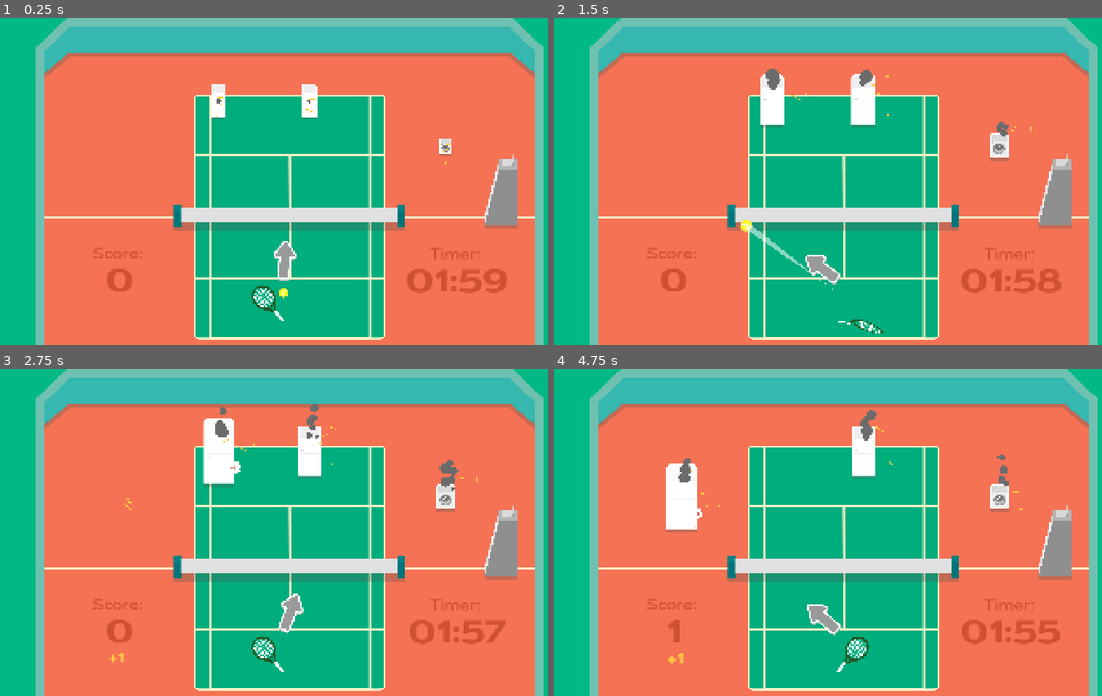
Above: before the commit, frames 1-4 (two rows, left to right).
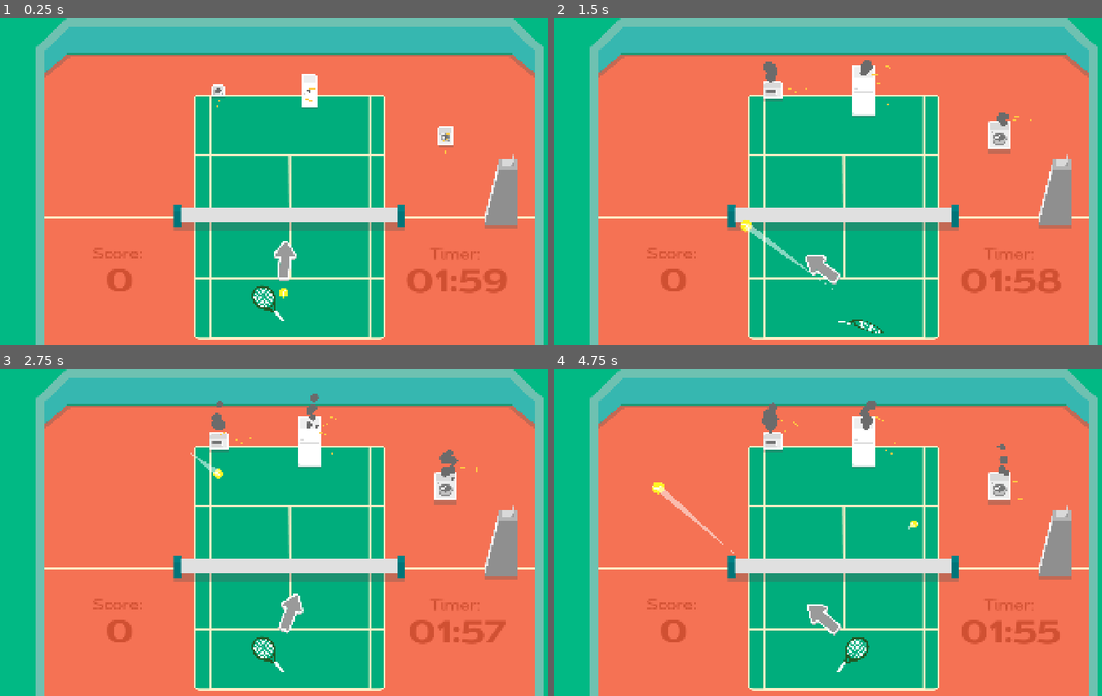
Above: after the commit, the same moments.

Repository: VeryKoolGames/ace_electromenager
Game: Godot game, scene res://Assets/Scenes/Main/main.tscn
The game is run twice, just before and just after one commit, with the same random seed, the same clock (stepped at 60 frames per second) and the same inputs. The engine's default icon, where the game draws it, is replaced by a stand-in: a white triangle on a blue panel in a dark square.
Inputs (mouse positions are in pixels of both pictures, inside the frame that each line leads up to):
- Up to frame 1 (0.25 s): no input
- Up to frame 2 (1.5 s): move the mouse to (970, 165) at 0.52 s; press the mouse at (970, 165) at 0.53 s; move the mouse to (729, 197) at 1.27 s; release the mouse at (729, 197) at 1.28 s; click (729, 197) at 1.35 s
- Up to frame 3 (2.75 s): move the mouse to (345, 460) at 2.02 s; press the mouse at (345, 460) at 2.03 s
- Up to frame 4 (4.75 s): move the mouse to (811, 597) at 2.77 s; release the mouse at (811, 597) at 2.78 s; click (811, 597) at 2.85 s; move the mouse to (1019, 581) at 3.52 s; press the mouse at (1019, 581) at 3.53 s; move the mouse to (669, 483) at 4.27 s; release the mouse at (669, 483) at 4.28 s; click (669, 483) at 4.35 s

The runs differ from the first frame. In frame 1, 1.2% of the frame differs, in the area x 12-94%, y 10-45%; in frame 2, 2.1%; in frame 3, 2.7%; in frame 4, 3.5%, in the area x 12-94%, y 9-90%.

Commit message:
added microwave

Diff:
--- /dev/null
+++ b/Assets/Resources/GameLength.tres
@@ -0,0 +1,8 @@
+[gd_resource type="Resource" script_class="ResFloatValue" load_steps=2 format=3 uid="uid://dbngedwqt8ssj"]
+
+[ext_resource type="Script" uid="uid://cxen80npuihu6" path="res://ResFloatValue.gd" id="1_b1arq"]
+
+[resource]
+script = ExtResource("1_b1arq")
+value = 120.0
+metadata/_custom_type_script = "uid://cxen80npuihu6"
--- /dev/null
+++ b/Assets/Scenes/Machines/microwave.tscn
@@ -0,0 +1,33 @@
+[gd_scene load_steps=7 format=3 uid="uid://bkqrb8awldbnr"]
+
+[ext_resource type="Script" uid="uid://dp006q620j8hm" path="res://Assets/Scripts/Machines/machine.gd" id="1_7o8ia"]
+[ext_resource type="Shader" uid="uid://bvufbg801hrf6" path="res://Assets/Shaders/turn_white.gdshader" id="2_jwr0u"]
+[ext_resource type="Texture2D" uid="uid://emmmo5c60pcn" path="res://Assets/sprites/MicroOnde.png" id="3_7o8ia"]
+[ext_resource type="PackedScene" uid="uid://k73aey2e7jrd" path="res://Assets/Scenes/SmokeParticles.tscn" id="4_c1pm2"]
+
+[sub_resource type="ShaderMaterial" id="ShaderMaterial_fmy74"]
+resource_local_to_scene = true
+shader = ExtResource("2_jwr0u")
+shader_parameter/white_progress = 0.0
+
+[sub_resource type="RectangleShape2D" id="RectangleShape2D_6e0xt"]
+size = Vector2(63, 56)
+
+[node name="WashingMachine" type="Node2D" node_paths=PackedStringArray("sprite")]
+script = ExtResource("1_7o8ia")
+sprite = NodePath("Sprite2D")
+score_value = 8
+
+[node name="Sprite2D" type="Sprite2D" parent="."]
+material = SubResource("ShaderMaterial_fmy74")
+scale = Vector2(0.5, 0.5)
+texture = ExtResource("3_7o8ia")
+
+[node name="SmokeParticles" parent="." instance=ExtResource("4_c1pm2")]
+position = Vector2(0, -47)
+
+[node name="StaticBody2D" type="StaticBody2D" parent="." groups=["machines"]]
+
+[node name="CollisionShape2D" type="CollisionShape2D" parent="StaticBody2D"]
+position = Vector2(0.5, -4)
+shape = SubResource("RectangleShape2D_6e0xt")
--- a/Assets/Scenes/Machines/washing_machine.tscn
+++ b/Assets/Scenes/Machines/washing_machine.tscn
@@ -11,22 +11,22 @@
 shader_parameter/white_progress = 0.0
 
 [sub_resource type="RectangleShape2D" id="RectangleShape2D_6e0xt"]
-size = Vector2(63, 81)
+size = Vector2(77, 97)
 
 [node name="WashingMachine" type="Node2D" node_paths=PackedStringArray("sprite")]
 script = ExtResource("1_cel1a")
 sprite = NodePath("Sprite2D")
-score_value = 5
+score_value = 3
 
 [node name="Sprite2D" type="Sprite2D" parent="."]
 material = SubResource("ShaderMaterial_ww8f6")
-scale = Vector2(0.5, 0.5)
+scale = Vector2(0.6, 0.6)
 texture = ExtResource("2_cel1a")
 
 [node name="StaticBody2D" type="StaticBody2D" parent="." groups=["machines"]]
 
 [node name="CollisionShape2D" type="CollisionShape2D" parent="StaticBody2D"]
-position = Vector2(0.5, -4.5)
+position = Vector2(0.5, -6.5)
 shape = SubResource("RectangleShape2D_6e0xt")
 
 [node name="SmokeParticles" parent="." instance=ExtResource("4_d43yx")]
--- a/Assets/Scenes/Main/leaderboard.tscn
+++ b/Assets/Scenes/Main/leaderboard.tscn
@@ -8,6 +8,7 @@
 [ext_resource type="Texture2D" uid="uid://ccplne1w8otuf" path="res://Assets/sprites/Pannel2.png" id="6_mrngu"]
 [ext_resource type="PackedScene" uid="uid://dhb6ym1ispdjl" path="res://Assets/Scenes/UI/leaderboard_line.tscn" id="6_o2pn0"]
 [ext_resource type="FontFile" uid="uid://d2qxqeaq1e1rw" path="res://Assets/Fonts/Dienstag_Black.otf" id="7_q2rrb"]
+[ext_resource type="Texture2D" uid="uid://p42u587xblhv" path="res://Assets/sprites/ButtonShape1.png" id="8_vkddw"]
 
 [sub_resource type="StyleBoxTexture" id="StyleBoxTexture_vkddw"]
 texture = ExtResource("2_mrngu")
@@ -132,7 +133,7 @@
 [node name="LeftContainer" type="VBoxContainer" parent="."]
 anchors_preset = 9
 anchor_bottom = 1.0
-offset_right = 244.0
+offset_right = 247.0
 grow_vertical = 2
 
 [node name="MarginBackButton" type="MarginContainer" parent="LeftContainer"]
@@ -141,16 +142,12 @@
 theme_override_constants/margin_top = 150
 theme_override_constants/margin_right = 40
 
-[node name="Panel" type="Panel" parent="LeftContainer/MarginBackButton"]
-custom_minimum_size = Vector2(0, 120)
+[node name="TextureButton" type="TextureButton" parent="LeftContainer/MarginBackButton"]
 layout_mode = 2
-theme_override_styles/panel = SubResource("StyleBoxTexture_o2pn0")
-
-[node name="Button" type="Button" parent="LeftContainer/MarginBackButton"]
-modulate = Color(1, 1, 1, 0)
-layout_mode = 2
+texture_normal = ExtResource("8_vkddw")
 
 [node name="MarginGlobalButton" type="MarginContainer" parent="LeftContainer"]
+visible = false
 layout_mode = 2
 theme_override_constants/margin_left = 35
 theme_override_constants/margin_top = 130
@@ -166,6 +163,7 @@
 layout_mode = 2
 
 [node name="MarginSelfButton" type="MarginContainer" parent="LeftContainer"]
+visible = false
 layout_mode = 2
 theme_override_constants/margin_left = 35
 theme_override_constants/margin_top = 10
--- a/Assets/Scenes/Main/main.tscn
+++ b/Assets/Scenes/Main/main.tscn
@@ -17,6 +17,8 @@
 [ext_resource type="Texture2D" uid="uid://ccplne1w8otuf" path="res://Assets/sprites/Pannel2.png" id="8_lypba"]
 [ext_resource type="Script" uid="uid://wmghkk13ua2p" path="res://Assets/Scripts/Managers/machine_spawn_manager.gd" id="9_7uvyi"]
 [ext_resource type="Texture2D" uid="uid://bbatef436qfxd" path="res://Assets/sprites/Star 7.png" id="9_g20yk"]
+[ext_resource type="PackedScene" uid="uid://bkqrb8awldbnr" path="res://Assets/Scenes/Machines/microwave.tscn" id="9_j3v3k"]
+[ext_resource type="Resource" uid="uid://dbngedwqt8ssj" path="res://Assets/Resources/GameLength.tres" id="9_oe2gw"]
 [ext_resource type="Script" uid="uid://bbl4kprjww6pb" path="res://Assets/Scripts/UI/save_score_pop_up.gd" id="10_iyic7"]
 [ext_resource type="Texture2D" uid="uid://dt4px3bfwa856" path="res://Assets/sprites/Rectangle 153.png" id="10_lcdef"]
 [ext_resource type="PackedScene" uid="uid://jpu8tq6f64pl" path="res://Assets/Scenes/Machines/fridge.tscn" id="10_qay54"]
@@ -116,7 +118,7 @@
 tracks/2/type = "value"
 tracks/2/imported = false
 tracks/2/enabled = true
-tracks/2/path = NodePath("Banner:position")
+tracks/2/path = NodePath("MarginContainer/Banner:position")
 tracks/2/interp = 1
 tracks/2/loop_wrap = true
 tracks/2/keys = {
@@ -156,7 +158,7 @@
 tracks/1/type = "value"
 tracks/1/imported = false
 tracks/1/enabled = true
-tracks/1/path = NodePath("Banner:position")
+tracks/1/path = NodePath("MarginContainer/Banner:position")
 tracks/1/interp = 1
 tracks/1/loop_wrap = true
 tracks/1/keys = {
@@ -199,7 +201,6 @@
 [node name="Main" type="Node2D"]
 
 [node name="ResponsiveLayer" type="CanvasLayer" parent="."]
-layer = -1
 
 [node name="Decors" type="Control" parent="ResponsiveLayer"]
 layout_mode = 3
@@ -228,7 +229,7 @@
 grow_horizontal = 2
 grow_vertical = 2
 theme_override_constants/margin_left = 150
-theme_override_constants/margin_top = 100
+theme_override_constants/margin_top = 120
 theme_override_constants/margin_right = 150
 
 [node name="ColorRect" type="ColorRect" parent="ResponsiveLayer/Decors/MarginContainer"]
@@ -271,6 +272,157 @@
 visible = false
 position = Vector2(964, 544)
 texture = ExtResource("3_wi0v3")
+
+[node name="PlayerPos" type="Control" parent="ResponsiveLayer"]
+layout_mode = 3
+anchors_preset = 7
+anchor_left = 0.5
+anchor_top = 1.0
+anchor_right = 0.5
+anchor_bottom = 1.0
+offset_left = -20.0
+offset_top = -40.0
+offset_right = 20.0
+offset_bottom = -98.0
+grow_horizontal = 2
+grow_vertical = 0
+
+[node name="Player" parent="ResponsiveLayer/PlayerPos" instance=ExtResource("1_amwe0")]
+
+[node name="Spawner" type="Node2D" parent="ResponsiveLayer" node_paths=PackedStringArray("spawn_control")]
+y_sort_enabled = true
+script = ExtResource("9_7uvyi")
+spawn_control = NodePath("../SpawnZone")
+machines = Array[PackedScene]([ExtResource("10_qay54"), ExtResource("3_fh41q"), ExtResource("11_jsyd2"), ExtResource("9_j3v3k")])
+power_ups = Array[PackedScene]([ExtResource("4_c83bt"), ExtResource("14_cl72i"), ExtResource("22_nfnlt")])
+
+[node name="PowerUpCooldown" type="Timer" parent="ResponsiveLayer/Spawner"]
+wait_time = 120.0
+one_shot = true
+
+[node name="NestPos" type="Control" parent="ResponsiveLayer"]
+layout_mode = 3
+anchors_preset = 8
+anchor_left = 0.5
+anchor_top = 0.5
+anchor_right = 0.5
+anchor_bottom = 0.5
+offset_top = 144.0
+offset_right = 20.0
+offset_bottom = 20.0
+grow_horizontal = 2
+grow_vertical = 2
+
+[node name="Nest" type="StaticBody2D" parent="ResponsiveLayer/NestPos"]
+
+[node name="CollisionShape2D" type="CollisionShape2D" parent="ResponsiveLayer/NestPos/Nest"]
+shape = SubResource("RectangleShape2D_c83bt")
+one_way_collision = true
+
+[node name="RefPos" type="Control" parent="ResponsiveLayer"]
+layout_mode = 3
+anchors_preset = 6
+anchor_left = 1.0
+anchor_top = 0.5
+anchor_right = 1.0
+anchor_bottom = 0.5
+offset_left = -40.0
+offset_top = 45.0
+offset_right = -262.0
+offset_bottom = 20.0
+grow_horizontal = 0
+grow_vertical = 2
+
+[node name="RefChair" type="Node2D" parent="ResponsiveLayer/RefPos"]
+
+[node name="Sprite2D" type="Sprite2D" parent="ResponsiveLayer/RefPos/RefChair"]
+scale = Vector2(0.5, 0.5)
+texture = ExtResource("3_fd4wd")
+
+[node name="StaticBody2D" type="StaticBody2D" parent="ResponsiveLayer/RefPos/RefChair"]
+
+[node name="CollisionPolygon2D" type="CollisionPolygon2D" parent="ResponsiveLayer/RefPos/RefChair/StaticBody2D"]
+position = Vector2(0.5, 28)
+polygon = PackedVector2Array(-52.5, 79, -6.5, -102, 50.5, -101, 51.5, 82)
+
+[node name="SpawnZone" type="Control" parent="ResponsiveLayer"]
+layout_mode = 3
+anchors_preset = 15
+anchor_right = 1.0
+anchor_bottom = 1.0
+offset_left = 200.0
+offset_top = 166.0
+offset_right = -200.0
+offset_bottom = -466.0
+grow_horizontal = 2
+grow_vertical = 2
+
+[node name="Walls" type="Node" parent="ResponsiveLayer"]
+
+[node name="LeftWall" type="Control" parent="ResponsiveLayer/Walls"]
+layout_mode = 3
+anchors_preset = 4
+anchor_top = 0.5
+anchor_bottom = 0.5
+offset_left = 140.0
+offset_top = 595.0
+offset_right = -360.0
+offset_bottom = -585.0
+grow_vertical = 2
+
+[node name="Area2D" type="StaticBody2D" parent="ResponsiveLayer/Walls/LeftWall"]
+
+[node name="CollisionShape2D" type="CollisionShape2D" parent="ResponsiveLayer/Walls/LeftWall/Area2D"]
+shape = SubResource("RectangleShape2D_wi0v3")
+
+[node name="RightWall" type="Control" parent="ResponsiveLayer/Walls"]
+layout_mode = 3
+anchors_preset = 6
+anchor_left = 1.0
+anchor_top = 0.5
+anchor_right = 1.0
+anchor_bottom = 0.5
+offset_right = -140.0
+grow_horizontal = 0
+grow_vertical = 2
+
+[node name="Area2D" type="StaticBody2D" parent="ResponsiveLayer/Walls/RightWall"]
+
+[node name="CollisionShape2D" type="CollisionShape2D" parent="ResponsiveLayer/Walls/RightWall/Area2D"]
+shape = SubResource("RectangleShape2D_wi0v3")
+
+[node name="TopWall" type="Control" parent="ResponsiveLayer/Walls"]
+layout_mode = 3
+anchors_preset = 5
+anchor_left = 0.5
+anchor_right = 0.5
+offset_left = -20.0
+offset_top = 115.0
+offset_right = 20.0
+offset_bottom = 40.0
+grow_horizontal = 2
+
+[node name="Area2D" type="StaticBody2D" parent="ResponsiveLayer/Walls/TopWall"]
+
+[node name="CollisionShape2D" type="CollisionShape2D" parent="ResponsiveLayer/Walls/TopWall/Area2D"]
+shape = SubResource("RectangleShape2D_oe2gw")
+
+[node name="BotWall" type="Control" parent="ResponsiveLayer/Walls"]
+layout_mode = 3
+anchors_preset = 7
+anchor_left = 0.5
+anchor_top = 1.0
+anchor_right = 0.5
+anchor_bottom = 1.0
+offset_left = -20.0
+offset_right = 20.0
+grow_horizontal = 2
+grow_vertical = 0
+
+[node name="Area2D" type="StaticBody2D" parent="ResponsiveLayer/Walls/BotWall"]
+
+[node name="CollisionShape2D" type="CollisionShape2D" parent="ResponsiveLayer/Walls/BotWall/Area2D"]
+shape = SubResource("RectangleShape2D_oe2gw")
 
 [node name="GameUI" type="Control" parent="ResponsiveLayer"]
 layout_mode = 3
@@ -328,6 +480,9 @@
 horizontal_alignment = 1
 vertical_alignment = 1
 
+[node name="PowerUpContainer" type="Node2D" parent="ResponsiveLayer/GameUI/ScoreManager"]
+position = Vector2(-249, -749)
+
 [node name="GameTimerManager" type="VBoxContainer" parent="ResponsiveLayer/GameUI"]
 layout_mode = 1
 anchors_preset = 3
@@ -343,6 +498,7 @@
 grow_vertical = 0
 theme_override_constants/separation = 0
 script = ExtResource("4_tmbkf")
+game_length = ExtResource("9_oe2gw")
 
 [node name="Label2" type="Label" parent="ResponsiveLayer/GameUI/GameTimerManager"]
 layout_mode = 2
@@ -366,148 +522,6 @@
 [node name="Timer" type="Timer" parent="ResponsiveLayer/GameUI/GameTimerManager"]
 wait_time = 120.0
 one_shot = true
-
-[node name="PlayerPos" type="Control" parent="ResponsiveLayer"]
-layout_mode = 3
-anchors_preset = 7
-anchor_left = 0.5
-anchor_top = 1.0
-anchor_right = 0.5
-anchor_bottom = 1.0
-offset_left = -20.0
-offset_top = -40.0
-offset_right = 20.0
-offset_bottom = -98.0
-grow_horizontal = 2
-grow_vertical = 0
-
-[node name="Player" parent="ResponsiveLayer/PlayerPos" instance=ExtResource("1_amwe0")]
-
-[node name="NestPos" type="Control" parent="ResponsiveLayer"]
-layout_mode = 3
-anchors_preset = 8
-anchor_left = 0.5
-anchor_top = 0.5
-anchor_right = 0.5
-anchor_bottom = 0.5
-offset_top = 144.0
-offset_right = 20.0
-offset_bottom = 20.0
-grow_horizontal = 2
-grow_vertical = 2
-
-[node name="Nest" type="StaticBody2D" parent="ResponsiveLayer/NestPos"]
-
-[node name="CollisionShape2D" type="CollisionShape2D" parent="ResponsiveLayer/NestPos/Nest"]
-shape = SubResource("RectangleShape2D_c83bt")
-one_way_collision = true
-
-[node name="RefPos" type="Control" parent="ResponsiveLayer"]
-layout_mode = 3
-anchors_preset = 6
-anchor_left = 1.0
-anchor_top = 0.5
-anchor_right = 1.0
-anchor_bottom = 0.5
-offset_left = -40.0
-offset_top = 45.0
-offset_right = -262.0
-offset_bottom = 20.0
-grow_horizontal = 0
-grow_vertical = 2
-
-[node name="RefChair" type="Node2D" parent="ResponsiveLayer/RefPos"]
-
-[node name="Sprite2D" type="Sprite2D" parent="ResponsiveLayer/RefPos/RefChair"]
-scale = Vector2(0.5, 0.5)
-texture = ExtResource("3_fd4wd")
-
-[node name="StaticBody2D" type="StaticBody2D" parent="ResponsiveLayer/RefPos/RefChair"]
-
-[node name="CollisionPolygon2D" type="CollisionPolygon2D" parent="ResponsiveLayer/RefPos/RefChair/StaticBody2D"]
-position = Vector2(0.5, 28)
-polygon = PackedVector2Array(-52.5, 79, -6.5, -102, 50.5, -101, 51.5, 82)
-
-[node name="SpawnZoneContainer" type="MarginContainer" parent="ResponsiveLayer"]
-anchors_preset = 15
-anchor_right = 1.0
-anchor_bottom = 1.0
-grow_horizontal = 2
-grow_vertical = 2
-theme_override_constants/margin_left = 200
-theme_override_constants/margin_top = 200
-theme_override_constants/margin_right = 200
-theme_override_constants/margin_bottom = 500
-
-[node name="SpawnZone" type="Control" parent="ResponsiveLayer/SpawnZoneContainer"]
-layout_mode = 2
-
-[node name="Walls" type="Node" parent="ResponsiveLayer"]
-
-[node name="LeftWall" type="Control" parent="ResponsiveLayer/Walls"]
-layout_mode = 3
-anchors_preset = 4
-anchor_top = 0.5
-anchor_bottom = 0.5
-offset_left = 140.0
-offset_top = 595.0
-offset_right = -360.0
-offset_bottom = -585.0
-grow_vertical = 2
-
-[node name="Area2D" type="StaticBody2D" parent="ResponsiveLayer/Walls/LeftWall"]
-
-[node name="CollisionShape2D" type="CollisionShape2D" parent="ResponsiveLayer/Walls/LeftWall/Area2D"]
-shape = SubResource("RectangleShape2D_wi0v3")
-
-[node name="RightWall" type="Control" parent="ResponsiveLayer/Walls"]
-layout_mode = 3
-anchors_preset = 6
-anchor_left = 1.0
-anchor_top = 0.5
-anchor_right = 1.0
-anchor_bottom = 0.5
-offset_right = -140.0
-grow_horizontal = 0
-grow_vertical = 2
-
-[node name="Area2D" type="StaticBody2D" parent="ResponsiveLayer/Walls/RightWall"]
-
-[node name="CollisionShape2D" type="CollisionShape2D" parent="ResponsiveLayer/Walls/RightWall/Area2D"]
-shape = SubResource("RectangleShape2D_wi0v3")
-
-[node name="TopWall" type="Control" parent="ResponsiveLayer/Walls"]
-layout_mode = 3
-anchors_preset = 5
-anchor_left = 0.5
-anchor_right = 0.5
-offset_left = -20.0
-offset_top = 115.0
-offset_right = 20.0
-offset_bottom = 40.0
-grow_horizontal = 2
-
-[node name="Area2D" type="StaticBody2D" parent="ResponsiveLayer/Walls/TopWall"]
-
-[node name="CollisionShape2D" type="CollisionShape2D" parent="ResponsiveLayer/Walls/TopWall/Area2D"]
-shape = SubResource("RectangleShape2D_oe2gw")
-
-[node name="BotWall" type="Control" parent="ResponsiveLayer/Walls"]
-layout_mode = 3
-anchors_preset = 7
-anchor_left = 0.5
-anchor_top = 1.0
-anchor_right = 0.5
-anchor_bottom = 1.0
-offset_left = -20.0
-offset_right = 20.0
-grow_horizontal = 2
-grow_vertical = 0
-
-[node name="Area2D" type="StaticBody2D" parent="ResponsiveLayer/Walls/BotWall"]
-
-[node name="CollisionShape2D" type="CollisionShape2D" parent="ResponsiveLayer/Walls/BotWall/Area2D"]
-shape = SubResource("RectangleShape2D_oe2gw")
 
 [node name="PowerUpUI" type="Control" parent="ResponsiveLayer"]
 z_index = 100
@@ -551,22 +565,21 @@
 grow_vertical = 2
 color = Color(0, 0, 0, 0.607843)
 
-[node name="Banner" type="TextureRect" parent="ResponsiveLayer/EndGameUI"]
+[node name="MarginContainer" type="MarginContainer" parent="ResponsiveLayer/EndGameUI"]
+layout_mode = 1
+anchors_preset = 10
+anchor_right = 1.0
+grow_horizontal = 2
+theme_override_constants/margin_top = 20
+
+[node name="Banner" type="TextureRect" parent="ResponsiveLayer/EndGameUI/MarginContainer"]
 modulate = Color(0.996078, 0.945098, 0.784314, 1)
-layout_mode = 1
-anchors_preset = 14
-anchor_top = 0.5
-anchor_right = 1.0
-anchor_bottom = 0.5
-offset_left = 2030.0
-offset_top = -45.5
-offset_right = 2305.0
-offset_bottom = 45.5
-grow_horizontal = 2
-grow_vertical = 2
+custom_minimum_size = Vector2(0, 91)
+layout_mode = 2
 texture = ExtResource("6_swae5")
-
-[node name="Label" type="RichTextLabel" parent="ResponsiveLayer/EndGameUI/Banner"]
+expand_mode = 1
+
+[node name="Label" type="RichTextLabel" parent="ResponsiveLayer/EndGameUI/MarginContainer/Banner"]
 modulate = Color(0.960784, 0.447059, 0.329412, 1)
 layout_mode = 1
 anchors_preset = 15
@@ -843,17 +856,6 @@
 &"": SubResource("AnimationLibrary_iyic7")
 }
 
-[node name="Spawner" type="Node2D" parent="." node_paths=PackedStringArray("spawn_control")]
-y_sort_enabled = true
-script = ExtResource("9_7uvyi")
-spawn_control = NodePath("../ResponsiveLayer/SpawnZoneContainer/SpawnZone")
-machines = Array[PackedScene]([ExtResource("10_qay54"), ExtResource("3_fh41q"), ExtResource("11_jsyd2")])
-power_ups = Array[PackedScene]([ExtResource("4_c83bt"), ExtResource("14_cl72i"), ExtResource("22_nfnlt")])
-
-[node name="PowerUpCooldown" type="Timer" parent="Spawner"]
-wait_time = 120.0
-one_shot = true
-
 [node name="Camera2D" type="Camera2D" parent="."]
 anchor_mode = 0
 script = ExtResource("19_oaiys")
--- a/Assets/Scripts/Managers/game_timer_manager.gd
+++ b/Assets/Scripts/Managers/game_timer_manager.gd
@@ -2,14 +2,17 @@
 
 @onready var timer_label: Label = $Label
 @onready var game_timer: Timer = $Timer
+@export var game_length: ResFloatValue
 
-var game_states_tresholds: Dictionary = {
-	90: false,
-	30: false,
-}
+var game_states_tresholds: Dictionary
 
 func _ready() -> void:
+	game_states_tresholds = {
+		int(game_length.value / 2): false,
+		int(game_length.value / 3): false,
+	}
 	game_timer.timeout.connect(end_game)
+	game_timer.wait_time = game_length.value
 	start_timer()
 
 func _process(_delta: float) -> void:
--- a/Assets/Scripts/Managers/score_manager.gd
+++ b/Assets/Scripts/Managers/score_manager.gd
@@ -92,11 +92,11 @@
 	var canvas_transform = get_viewport().get_canvas_transform()
 	var screen_pos = canvas_transform * machine.global_position
 	score_component.global_position = screen_pos
-	get_tree().root.add_child(score_component)
+	$PowerUpContainer.add_child(score_component)
 	score_component.show_score(machine.score_value)
 
 	var target_pos = score_label_original_position
-	target_pos.x += 20
+	target_pos.x += 100
 	target_pos.y -= 30
 	var tween = create_tween()
 
--- a/Assets/Scripts/UI/leaderboard_container.gd
+++ b/Assets/Scripts/UI/leaderboard_container.gd
@@ -21,7 +21,7 @@
 			line = leaderboard_line_scene.instantiate() as LeaderboardLine
 		else:
 			line = self_leaderboard_line_scene.instantiate() as LeaderboardLine
-		var line_data = ResLeaderboardLine.new(data[index].get("pseudo"), index + 1, data[index].get("highest_score"))
+		var line_data = ResLeaderboardLine.new(data[index].get("name"), index + 1, data[index].get("highest_score"))
 		leaderboard_line_container.add_child(line)
 		line.populate_line(line_data)
 
@@ -34,7 +34,7 @@
 		var data = JSON.parse_string(body.get_string_from_utf8())
 		_process_players_data(data)
 	else:
-		error_label.show
+		error_label.show()
 
 func _retrieve_player_scores_data() -> void:
 	loading_label.show()
--- /dev/null
+++ b/ResFloatValue.gd
@@ -0,0 +1,4 @@
+extends Resource
+class_name ResFloatValue
+
+@export var value := 0.0
--- a/project.godot
+++ b/project.godot
@@ -29,6 +29,7 @@
 window/size/viewport_height=1080
 window/stretch/mode="canvas_items"
 window/stretch/aspect="expand"
+window/handheld/orientation=4
 
 [global_group]
 
Not shown: 1 places in Assets/Scenes/Main/leaderboard.tscn that only renumber resources
Not shown: 1 places in Assets/Scenes/Main/main.tscn that only renumber resources
Not shown, added: ResFloatValue.gd.uid
